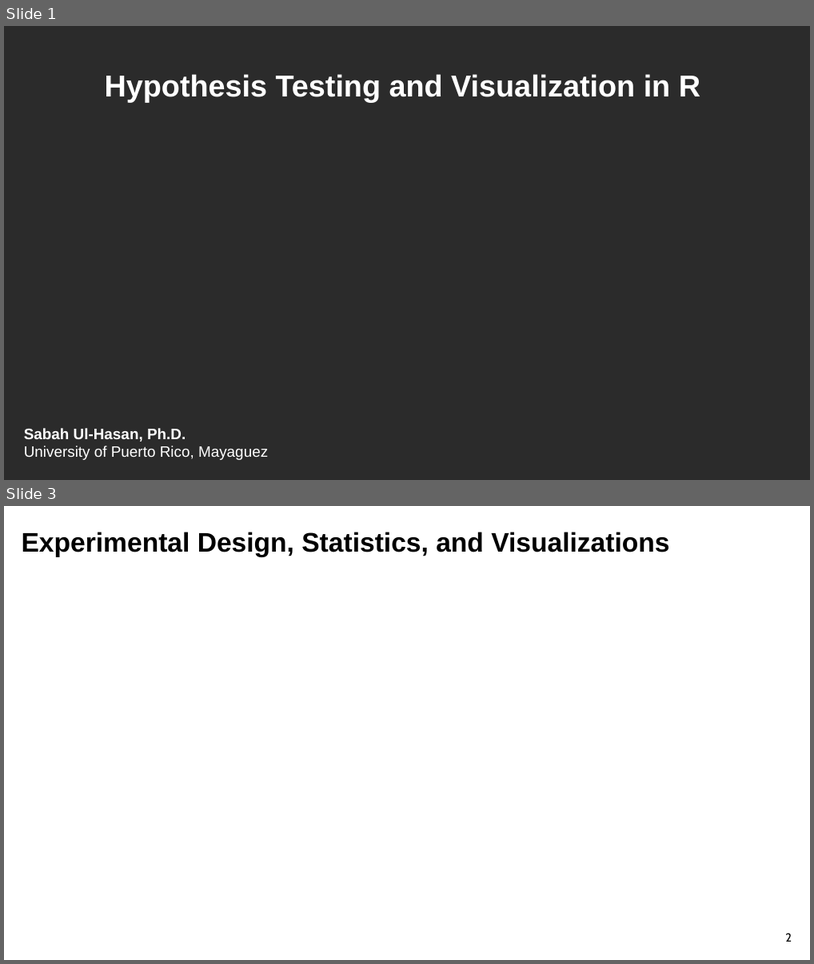
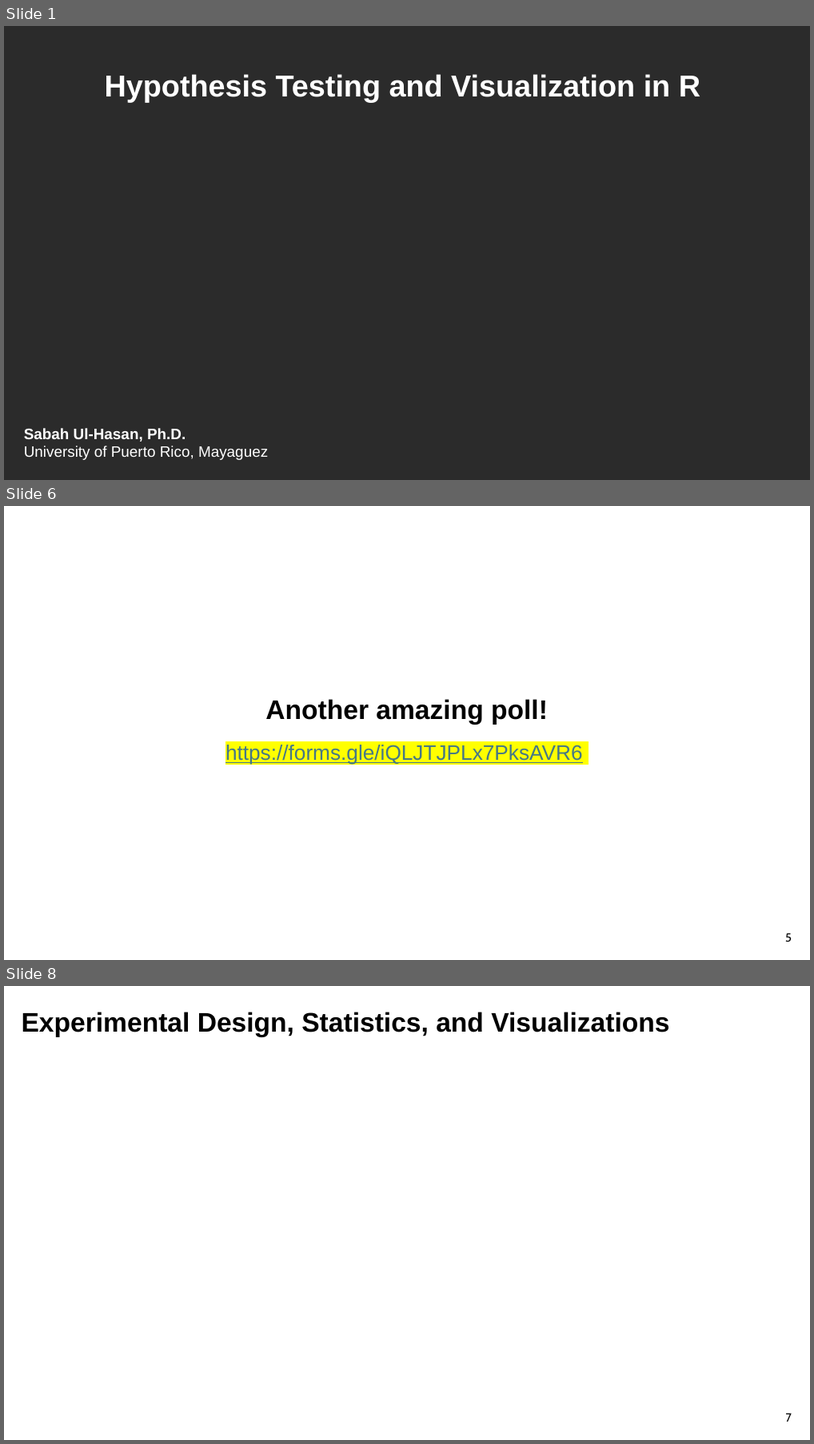
Before and after one commit to sabahzero/UPRM_QIIME2workshop, a slide deck: lectures/Lecture3_UlHasan.pptx. Shown one above the other, each under a label of ours: slides 1 and 3 before the commit, slides 1, 6 and 8 after it; the slides between them are not shown. The pictures are 814x964 and 814x1444 pixels, drawn with LibreOffice and Linux fonts; fonts in the diff are those of the drawing; background and template pictures are left out; a plain dark background stands for a picture behind light text. Boxes give left, top, right and bottom in pixels: in the first picture for what was removed or moved away, otherwise in the second. Text is boxed around its words. In the diff, an @@ line names an element or a change of style, - is before the commit and + after.

```diff
--- a/lectures/Lecture3_UlHasan.pptx
+++ b/lectures/Lecture3_UlHasan.pptx
@@ slide 6 added at bbox=[4, 506, 810, 960], background #FFFFFF @@
@@ text added at bbox=[266, 699, 548, 724], 32 pt, text #000000, bold @@
+Another amazing poll!
@@ text added at bbox=[226, 744, 583, 764], 25 pt, text #467886, underline @@
+https://forms.gle/iQLJTJPLx7PksAVR6
@@ page number added at bbox=[786, 932, 792, 941], 14 pt, text #000000 @@
+5
@@ what was slide 3 is now slide 8 @@
@@ page number at bbox=[786, 1412, 792, 1421]: text changed @@
-2
+7
```
Also in this commit, not shown: 2 slides changed, 7 other slides added, 4 slides removed, 2 other files.
